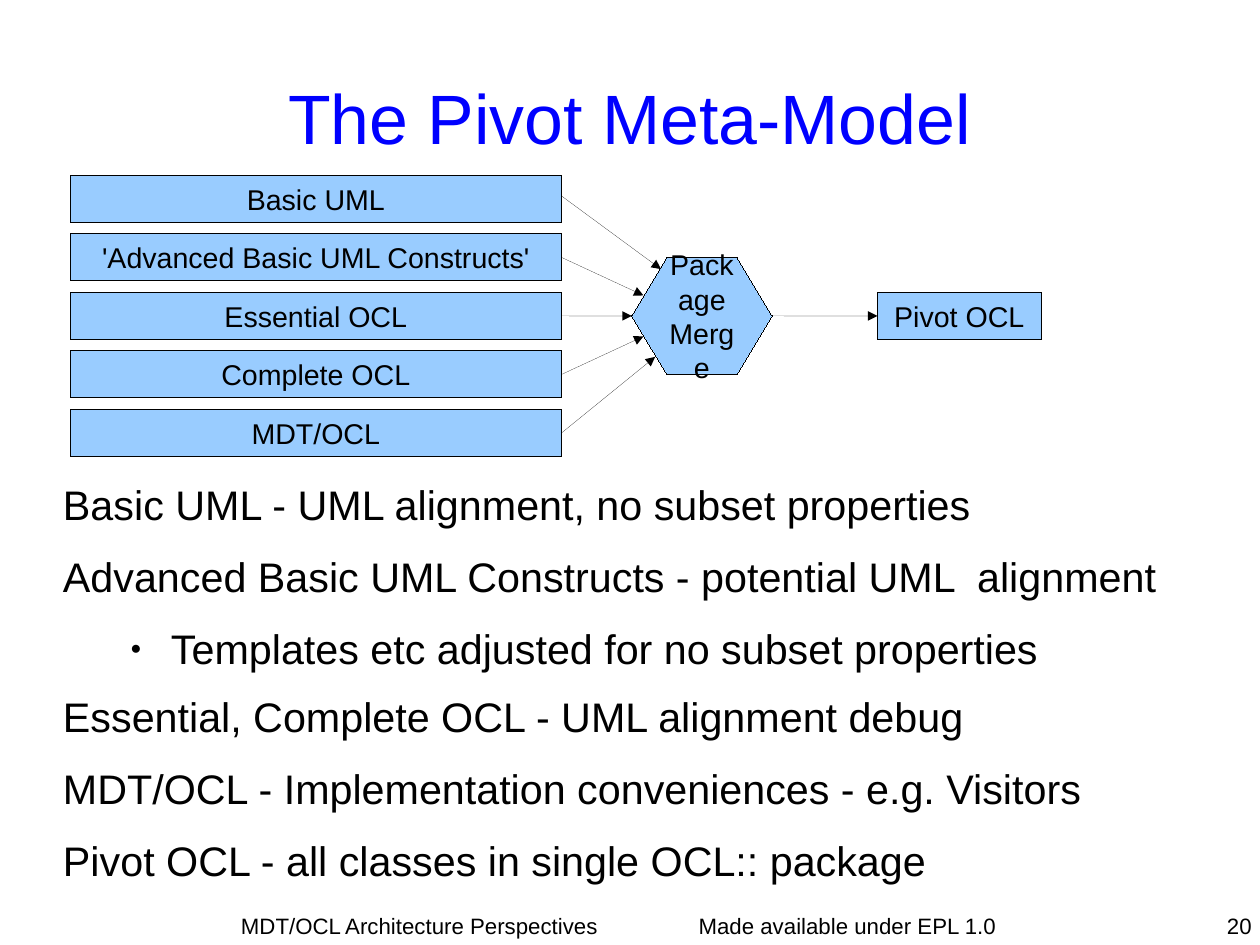
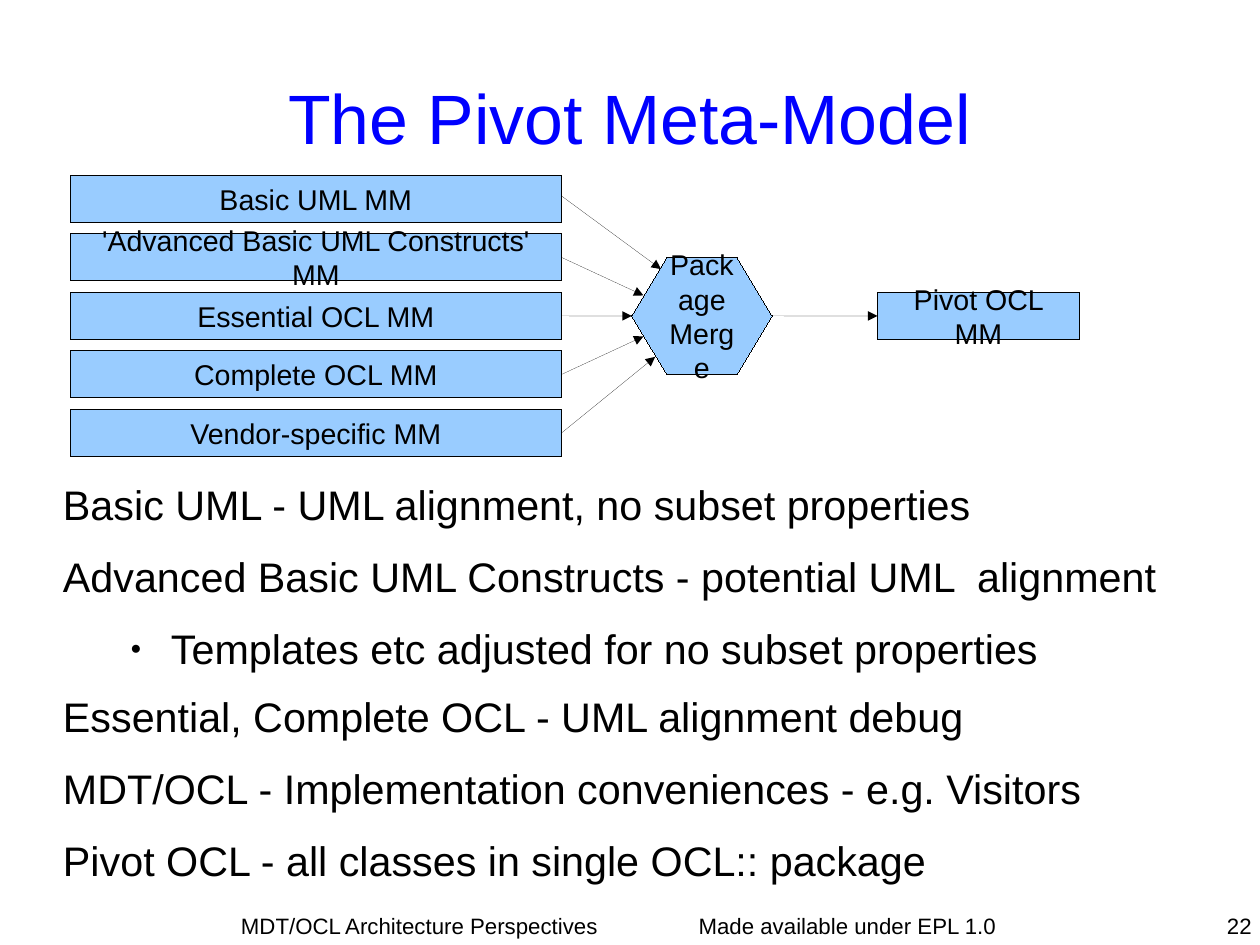
Before and after one commit to eclipse-ocl/ocl-website, a slide deck: slide 22 of ocl/docs/publications/Dresden2010Visit/DresdenVisit.odp (slide 20 before the commit). Drawn at 1260x945 pixels with LibreOffice and Linux fonts; fonts in the diff are those of the drawing. Boxes give left, top, right and bottom in pixels: in the first picture for what was removed or moved away, otherwise in the second. Text is boxed around its words. In the diff, an @@ line names an element or a change of style, - is before the commit and + after.

Commit message:
Progress

```diff
--- a/ocl/docs/publications/Dresden2010Visit/DresdenVisit.odp
+++ b/ocl/docs/publications/Dresden2010Visit/DresdenVisit.odp
@@ text in rectangle at [219, 189, 412, 211]: text changed @@
-Basic UML
+Basic UML MM
@@ text in rectangle at [102, 229, 529, 291]: text changed @@
-'Advanced Basic UML Constructs'
+'Advanced Basic UML Constructs' MM
@@ rectangle "Pivot OCL MM": place and size @@
-rectangle "Pivot OCL MM" at [878, 293, 1042, 340]
+rectangle "Pivot OCL MM" at [878, 293, 1080, 340]
@@ text in rectangle at [914, 287, 1044, 350]: text changed @@
-Pivot OCL
+Pivot OCL MM
@@ text in rectangle at [197, 306, 435, 328]: text changed @@
-Essential OCL
+Essential OCL MM
@@ text in rectangle at [194, 364, 438, 391]: text changed @@
-Complete OCL
+Complete OCL MM
@@ text in rectangle at [190, 423, 442, 449]: text changed @@
-MDT/OCL
+Vendor-specific MM
@@ page number at [1227, 918, 1252, 934]: text changed @@
-20
+22
```
Also in this commit, not shown: 11 other slides changed, 9 slides added, 2 slides removed.
